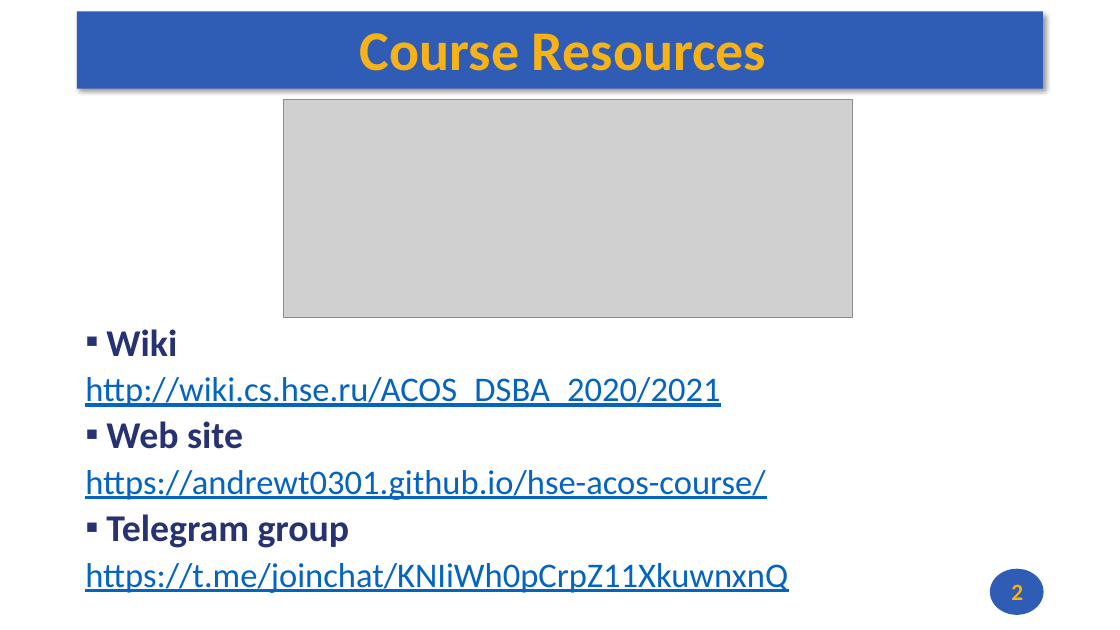
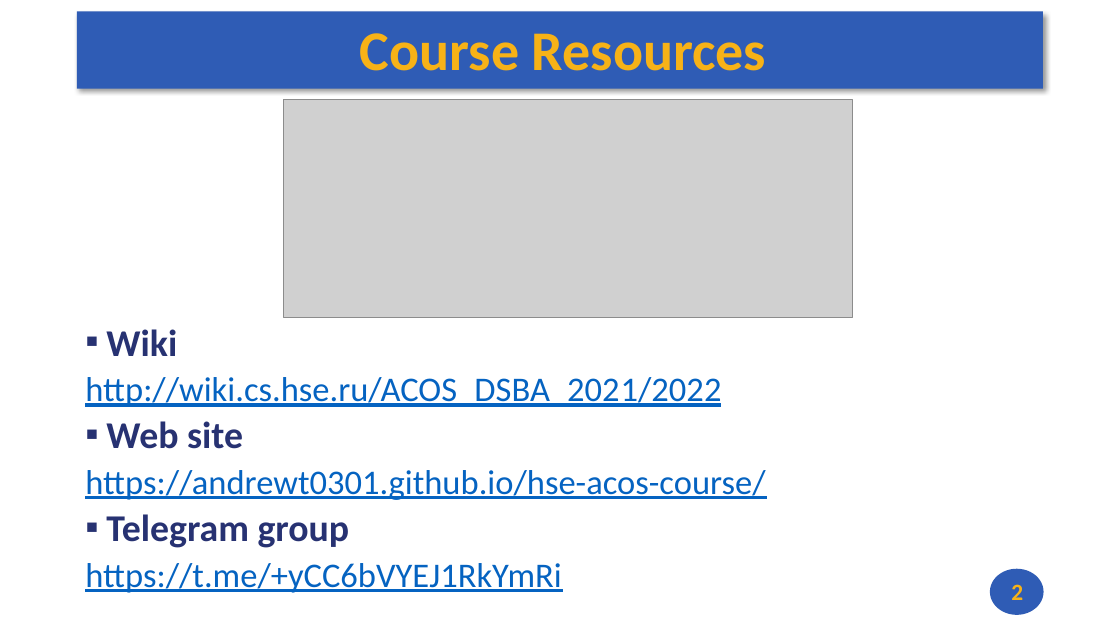
Before and after one commit to andrewt0301/hse-acos-course, a slide deck: slide 2 of docs/part1ca/01_Introduction/CA_Lecture_01.pptx. Drawn at 1120x630 pixels with LibreOffice and Linux fonts; fonts in the diff are those of the drawing; grey boxes stand for pictures. Boxes give left, top, right and bottom in pixels: in the first picture for what was removed or moved away, otherwise in the second. Text is boxed around its words. In the diff, an @@ line names an element or a change of style, - is before the commit and + after.

Commit message:
Lecture 1 updated

```diff
--- a/docs/part1ca/01_Introduction/CA_Lecture_01.pptx
+++ b/docs/part1ca/01_Introduction/CA_Lecture_01.pptx
@@ text at (85,377,721,407): text changed @@
-http://wiki.cs.hse.ru/ACOS_DSBA_2020/2021
+http://wiki.cs.hse.ru/ACOS_DSBA_2021/2022
@@ text at (85,563,561,593): text changed @@
-https://t.me/joinchat/KNIiWh0pCrpZ11XkuwnxnQ
+https://t.me/+yCC6bVYEJ1RkYmRi
```
Also in this commit, not shown: 1 other slide changed, 1 other file.
